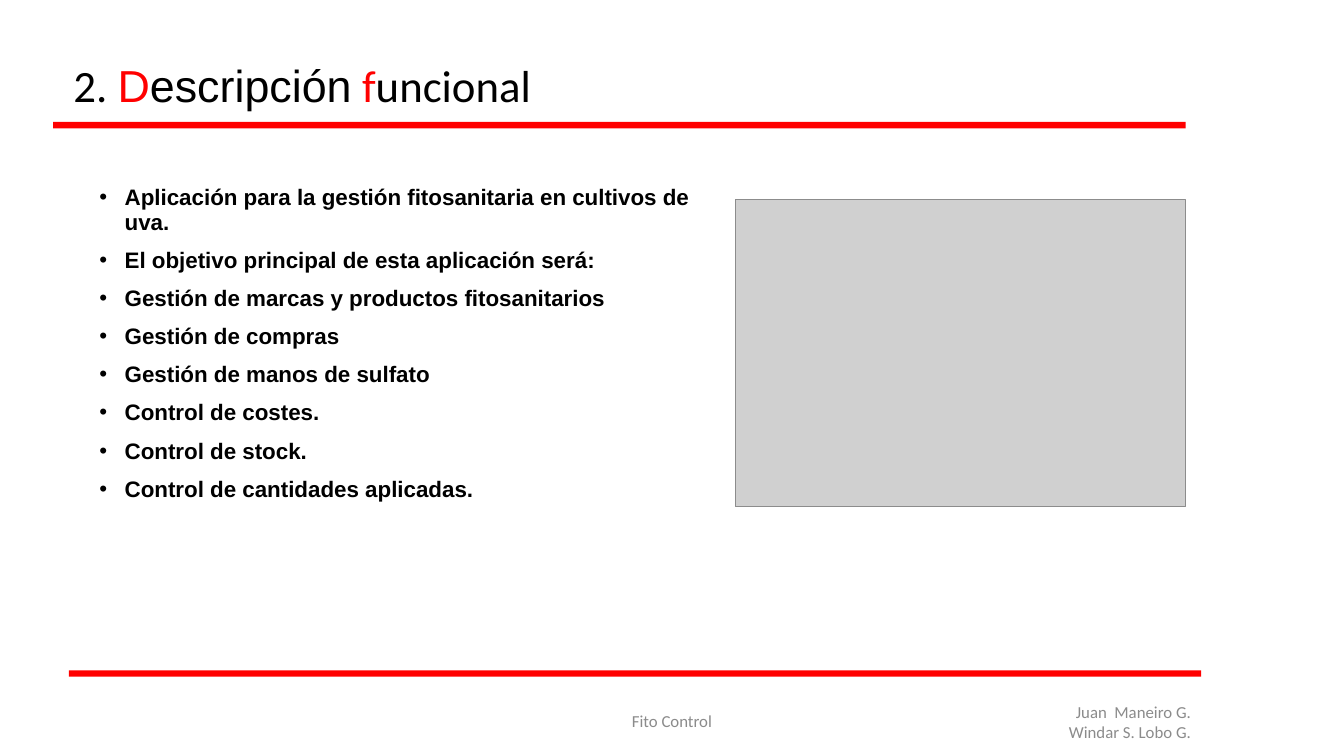
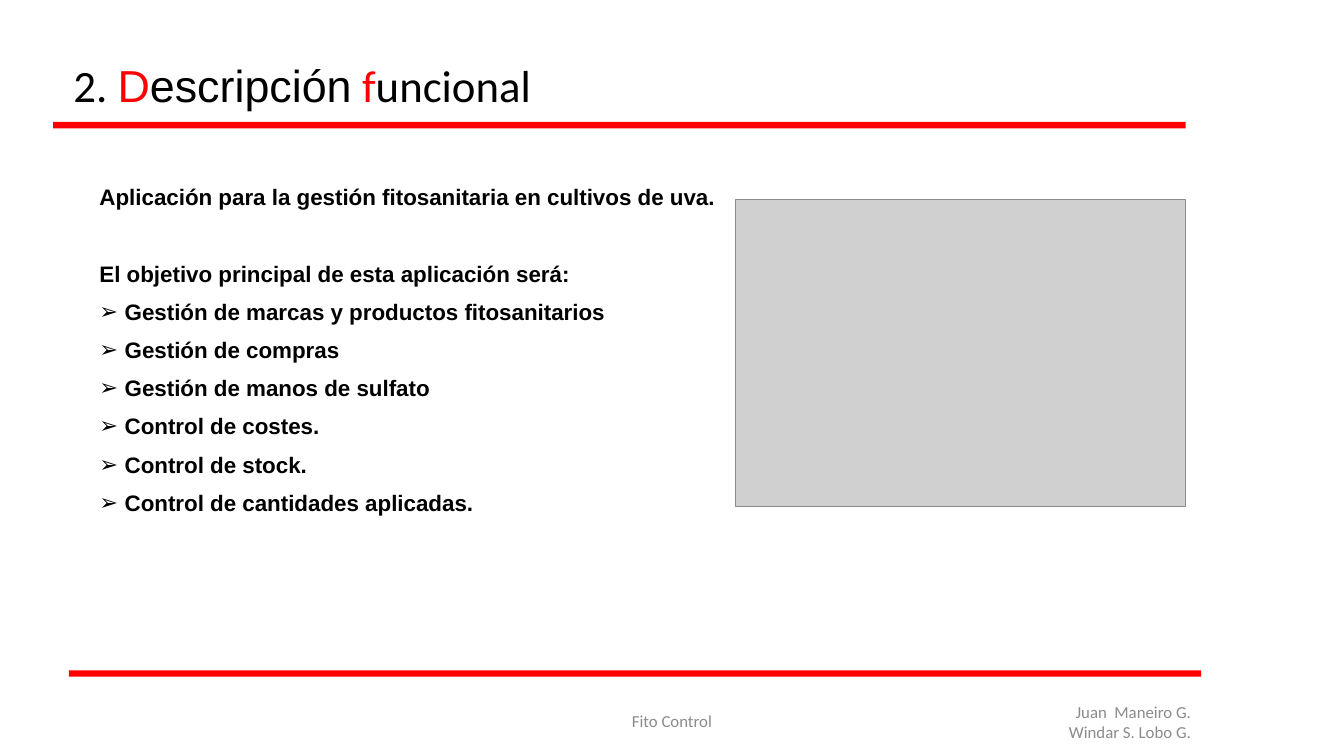
Before and after one commit to WindaLobo/FitoControl, a slide deck: slide 4 of FitoControl.pptx. Drawn at 1344x756 pixels with LibreOffice and Linux fonts; fonts in the diff are those of the drawing; grey boxes stand for pictures. Boxes give left, top, right and bottom in pixels: in the first picture for what was removed or moved away, otherwise in the second. Text is boxed around its words. In the diff, an @@ line names an element or a change of style, - is before the commit and + after.

```diff
--- a/FitoControl.pptx
+++ b/FitoControl.pptx
@@ text "Aplicación para la gestión fitosanitaria ..." at <box>99,188,715,516</box>: bullet • to none; bullet • to ➢ @@
```
Also in this commit, not shown: 3 other slides changed, 2 other files.
